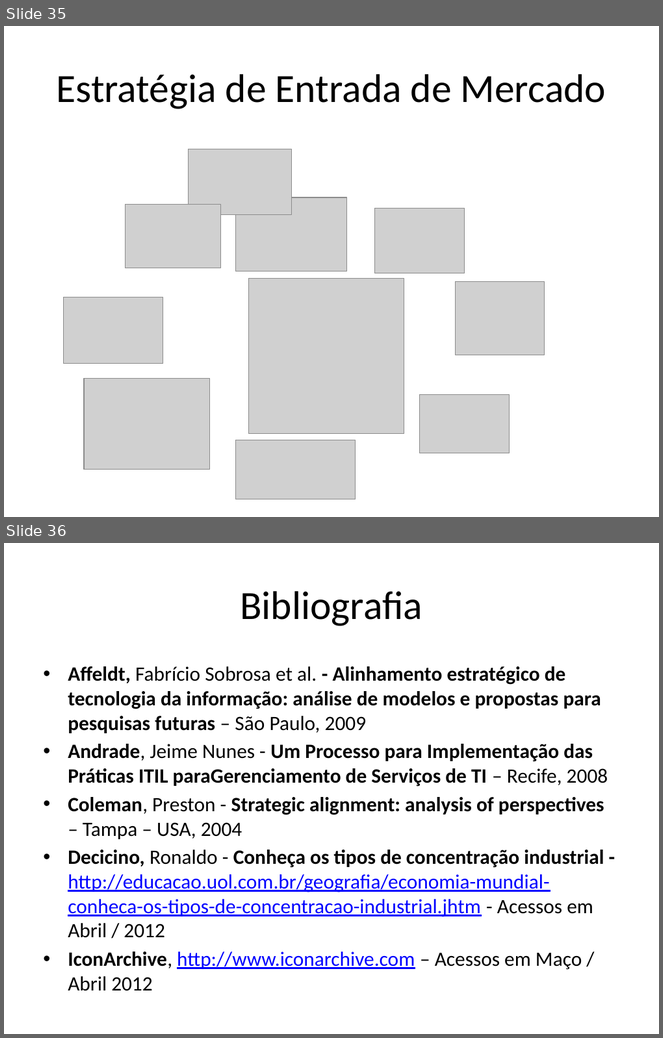
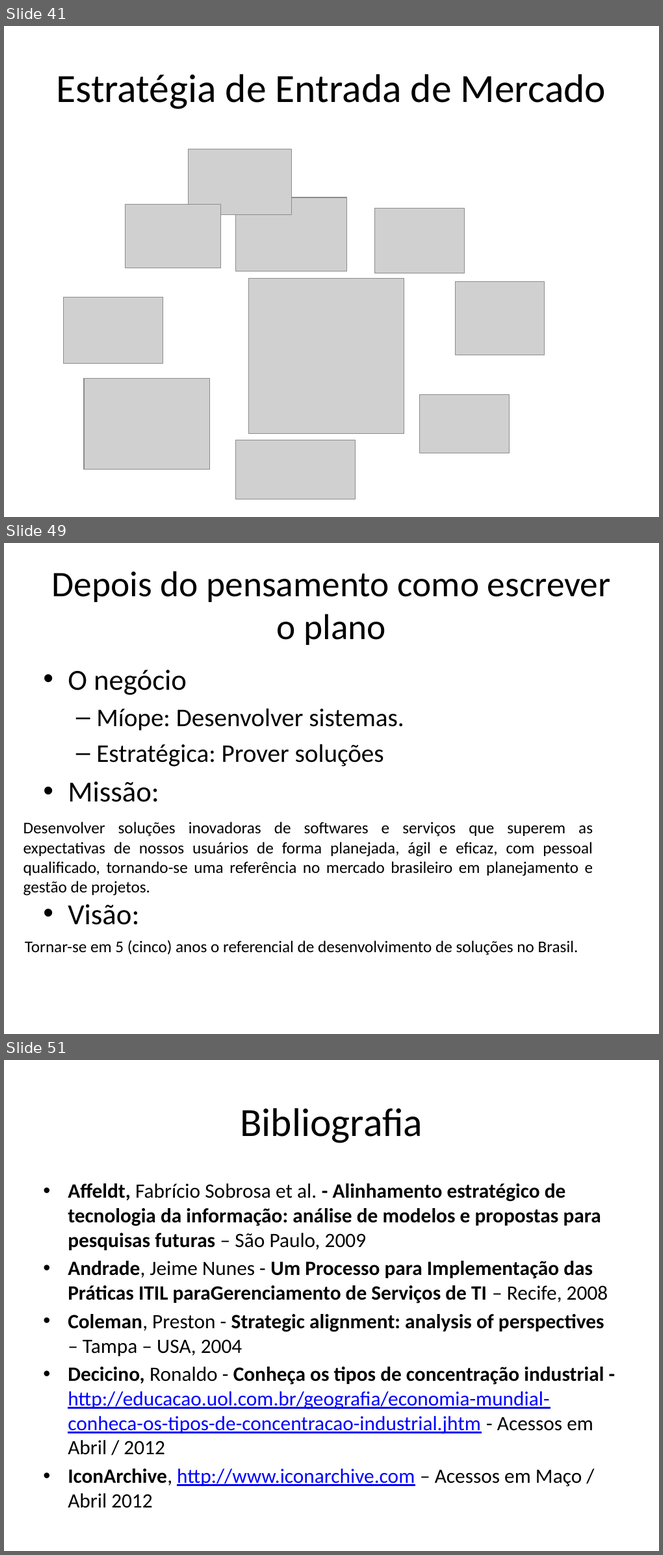
Before and after one commit to avelinoferreiragf/avelino, a slide deck: Gestao Estrategica TI/Estrategia Empresarial/Meu estudo.pptx. Shown one above the other, each under a label of ours: slides 35 and 36 before the commit, slides 41, 49 and 51 after it; the slides between them are not shown. The pictures are 663x1038 and 663x1555 pixels, drawn with LibreOffice and Linux fonts; fonts in the diff are those of the drawing; grey boxes stand for pictures. Boxes give left, top, right and bottom in pixels: in the first picture for what was removed or moved away, otherwise in the second. Text is boxed around its words. In the diff, an @@ line names an element or a change of style, - is before the commit and + after.

```diff
--- a/Gestao Estrategica TI/Estrategia Empresarial/Meu estudo.pptx
+++ b/Gestao Estrategica TI/Estrategia Empresarial/Meu estudo.pptx
@@ slide 49 added at <box>4,543,659,1034</box>, background #FFFFFF @@
@@ title added at <box>52,571,611,645</box>, 39.6 pt, text #000000 @@
+Depois do pensamento como escrever o plano
@@ text added at <box>68,670,404,925</box>, 28 pt, text #000000 @@
+• O negócio
+  – Míope: Desenvolver sistemas.
+  – Estratégica: Prover soluções
+• Missão:
+• Visão:
@@ text added at <box>24,822,594,896</box>, 18 pt, text #000000 @@
+Desenvolver soluções inovadoras de softwares e serviços que superem as expectativas de nossos usuários de forma planejada, ágil e eficaz, com pessoal qualificado, tornando-se uma referência no mercado brasileiro em planejamento e gestão de projetos.
@@ text added at <box>25,941,579,956</box>, 18 pt, text #000000 @@
+Tornar-se em 5 (cinco) anos o referencial de desenvolvimento de soluções no Brasil.
@@ what was slide 35 is now slide 41 @@
@@ what was slide 36 is now slide 51 @@
```
Also in this commit, not shown: 10 slides changed, 14 other slides added, 11 other files.
